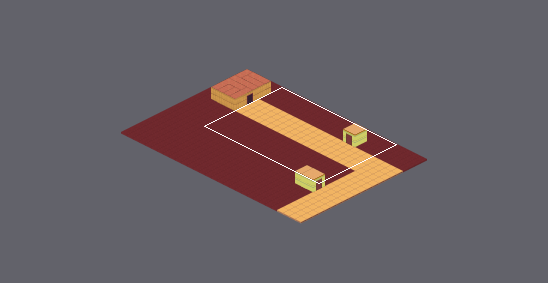
Two states of a Tiled map, Output/Assets/Maps/Mapa 1 desierto.tmx. The picture above shows the old version from afar; the outline marks the close-up.
Close-up. Before:
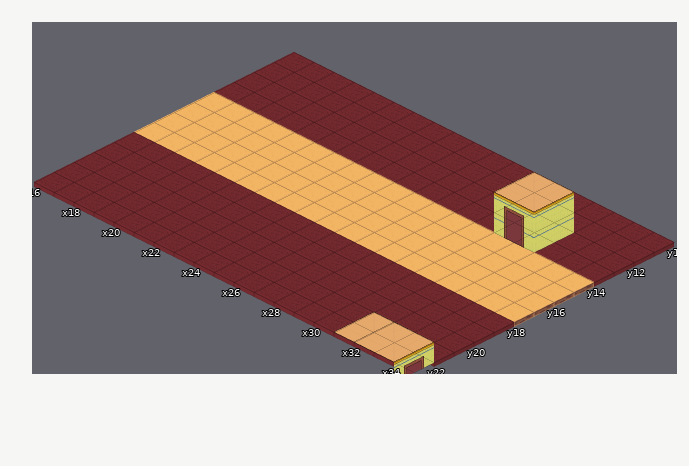
Cells are 128x64 px. Isometric: x runs down to the right, y down to the left. Shown: x 16..34, y 10..22. The commit also changed other parts of the map, which this record leaves out. The old version is drawn lined up with the new one.
New version:
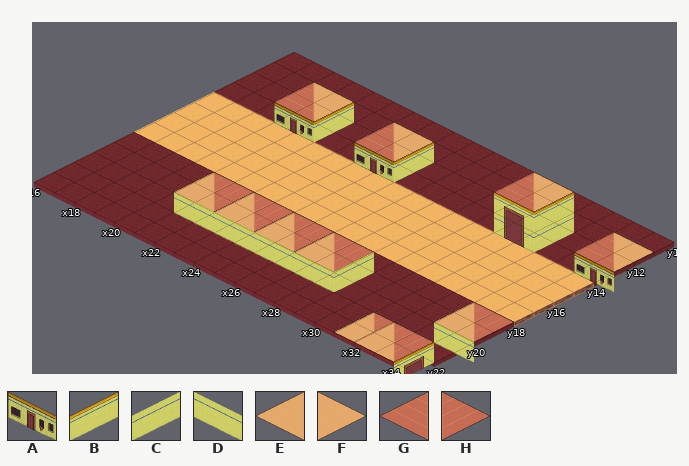
Key: from "TABERNA": A 22, B 32, C 37, D 38, E 53, F 54, G 55, H 56.
_ is an empty cell.
Diff:
map size 30x21 -> 50x41 cells (old content now starts at 10,10; both pictures use the new coordinates)
Layer "Buildings":
Tile A is added in row 13 at x 19, 23 and 34.
Tile B is added in row 12 at x 20 and 24.
Tile C is added in row 19 at x 28.
Tile D is added in row 20 at x 21 to 25, 27 and 34.
Tile E is added in row 19 at x 20, 22, 24, 26 and 33.
Tile F is added in row 11 at x 19, 23 and 34.
Tile G replaces tile E in row 11 at x 28.
Tile G is added in row 12 at x 18, 22 and 33.
Tile H replaces tile F in row 21 at x 32 to 33.
Tile H is added in row 18 at x 21, 23, 25, 27 and 34.
